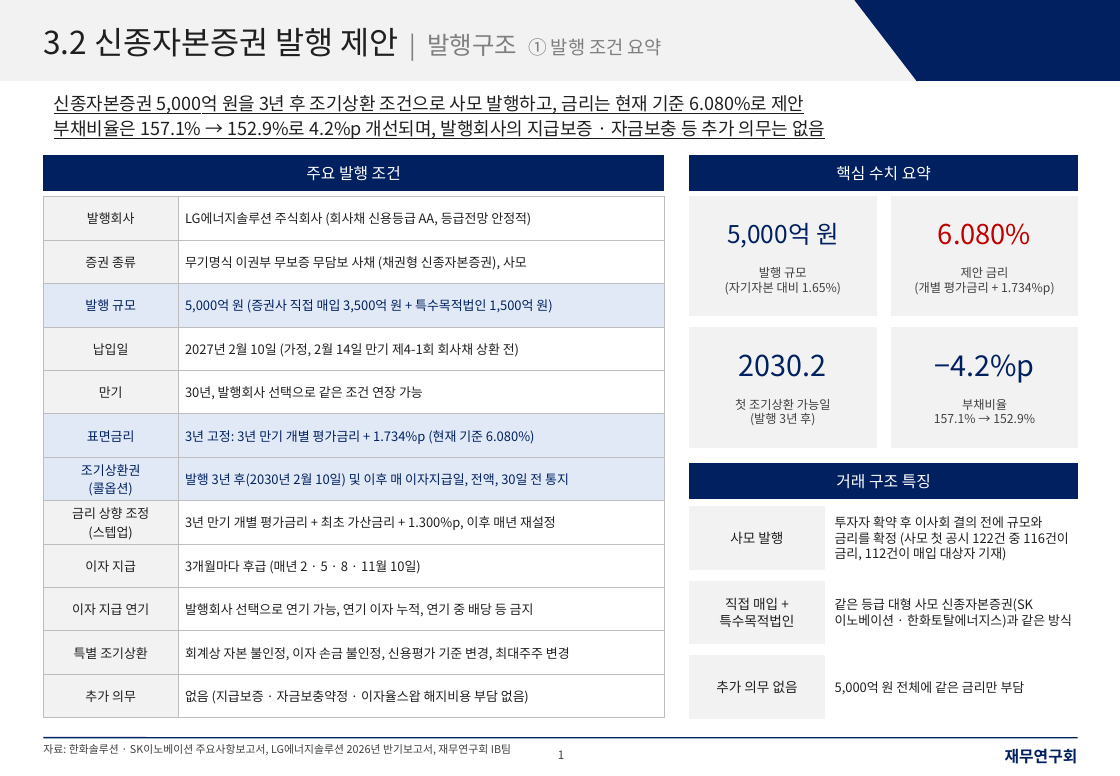
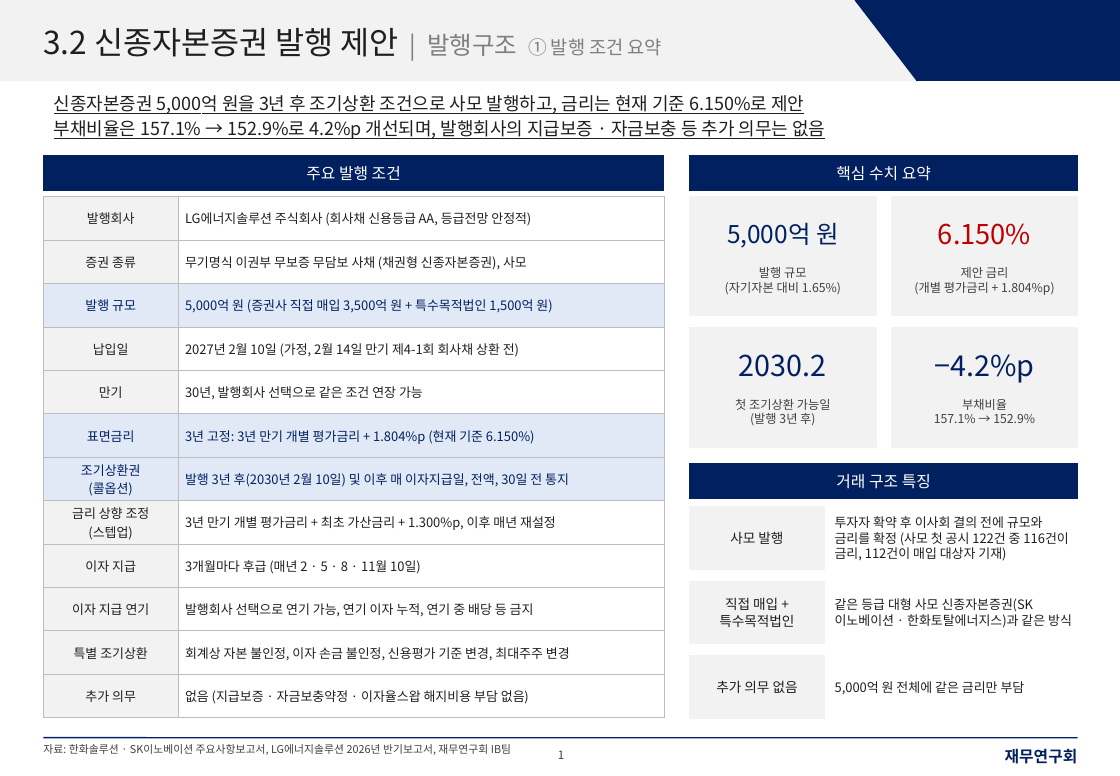
Before and after one commit to shy065542-rgb/SSHHYY, a slide deck: slide 1 of LGES_신종_발행구조_재무연구회양식.pptx. Drawn at 1120x776 pixels with LibreOffice and Linux fonts; fonts in the diff are those of the drawing. Boxes give left, top, right and bottom in pixels: in the first picture for what was removed or moved away, otherwise in the second. Text is boxed around its words. In the diff, an @@ line names an element or a change of style, - is before the commit and + after.

```diff
--- a/LGES_신종_발행구조_재무연구회양식.pptx
+++ b/LGES_신종_발행구조_재무연구회양식.pptx
@@ text at box(54, 95, 804, 114): text changed @@
-신종자본증권 5,000억 원을 3년 후 조기상환 조건으로 사모 발행하고, 금리는 현재 기준 6.080%로 제안
+신종자본증권 5,000억 원을 3년 후 조기상환 조건으로 사모 발행하고, 금리는 현재 기준 6.150%로 제안
@@ table at box(43, 196, 664, 708) @@
-row 6, column 2: 3년 고정: 3년 만기 개별 평가금리 + 1.734%p (현재 기준 6.080%)
+row 6, column 2: 3년 고정: 3년 만기 개별 평가금리 + 1.804%p (현재 기준 6.150%)
@@ text at box(938, 223, 1031, 245): text changed @@
-6.080%
+6.150%
@@ text at box(914, 282, 1055, 295): text changed @@
-(개별 평가금리 + 1.734%p)
+(개별 평가금리 + 1.804%p)
```
Also in this commit, not shown: 5 other slides changed, 1 other file.
